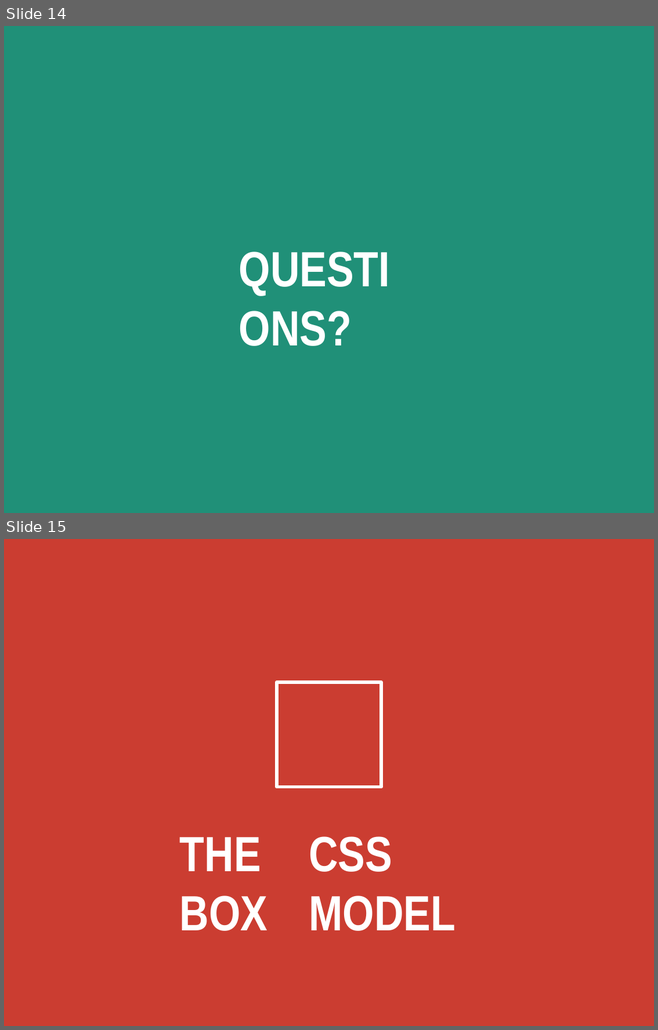
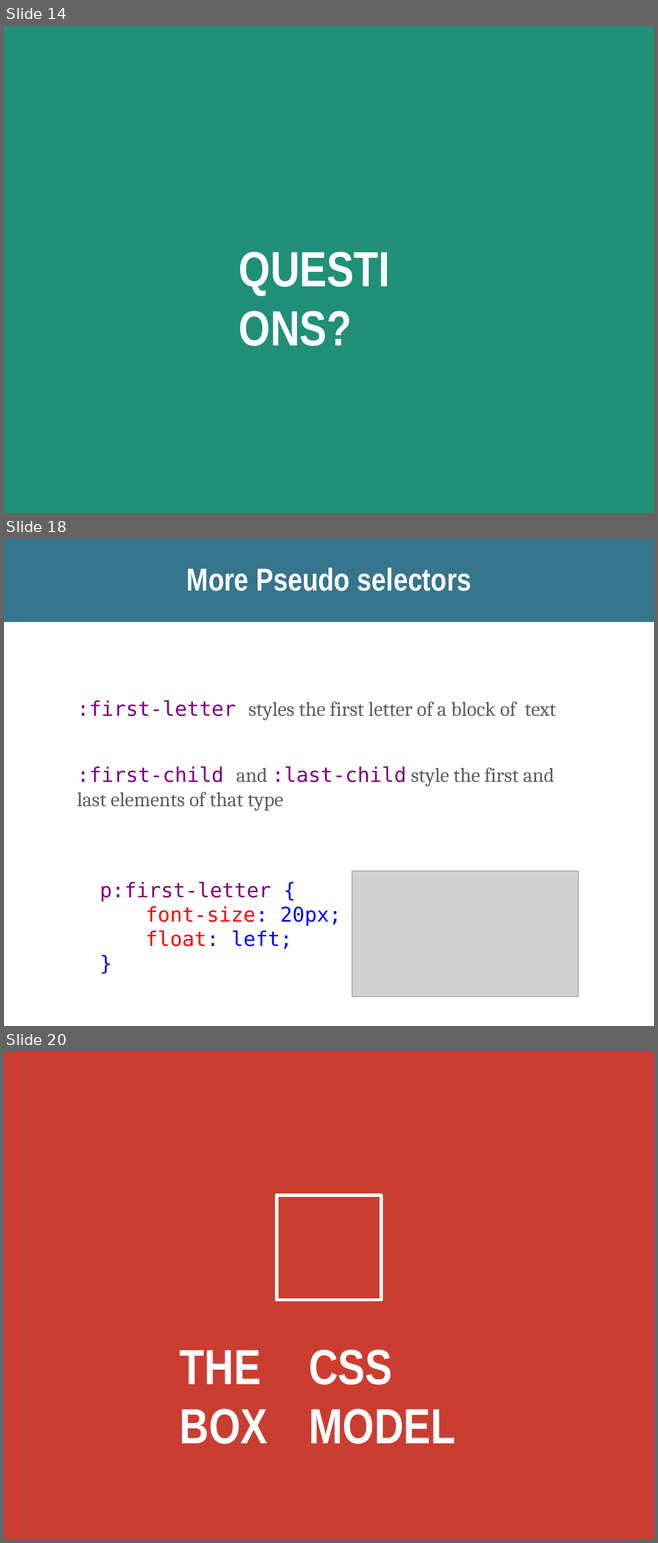
Before and after one commit to kweeket/kweeket.github.io, a slide deck: slides/week-3.pptx. Shown one above the other, each under a label of ours: slides 14 and 15 before the commit, slides 14, 18 and 20 after it; the slides between them are not shown. The pictures are 658x1030 and 658x1543 pixels, drawn with LibreOffice and Linux fonts; fonts in the diff are those of the drawing; grey boxes stand for pictures. Boxes give left, top, right and bottom in pixels: in the first picture for what was removed or moved away, otherwise in the second. Text is boxed around its words. In the diff, an @@ line names an element or a change of style, - is before the commit and + after.

```diff
--- a/slides/week-3.pptx
+++ b/slides/week-3.pptx
@@ slide 18 added at box(4, 539, 654, 1026), background #FFFFFF @@
@@ freeform shape added at box(4, 539, 654, 622), fill #35758E @@
@@ title added at box(187, 567, 471, 591), 50 pt, text #FFFFFF, bold @@
+More Pseudo selectors
@@ text added at box(77, 700, 556, 949), 32 pt, text #5F5F5F @@
+:first-letter styles the first letter of a block of text
+:first-child and :last-child style the first and last elements of that type
+  p:first-letter {
+  font-size: 20px;
+  float: left;
+  }
@@ picture added at box(351, 871, 578, 997) @@
@@ what was slide 15 is now slide 20 @@
```
Also in this commit, not shown: 1 slide changed, 5 other slides added, 7 slides removed, 2 other files.
